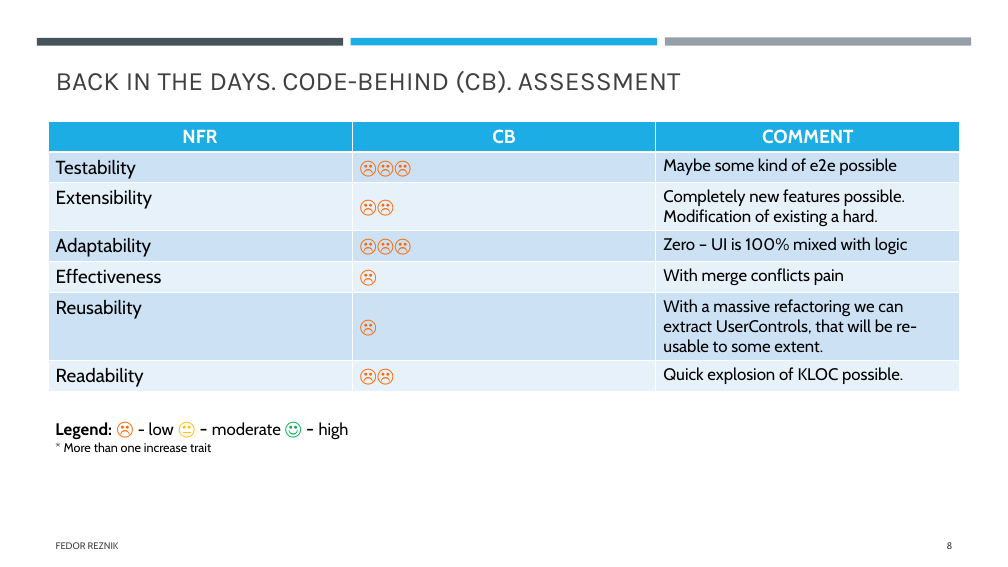
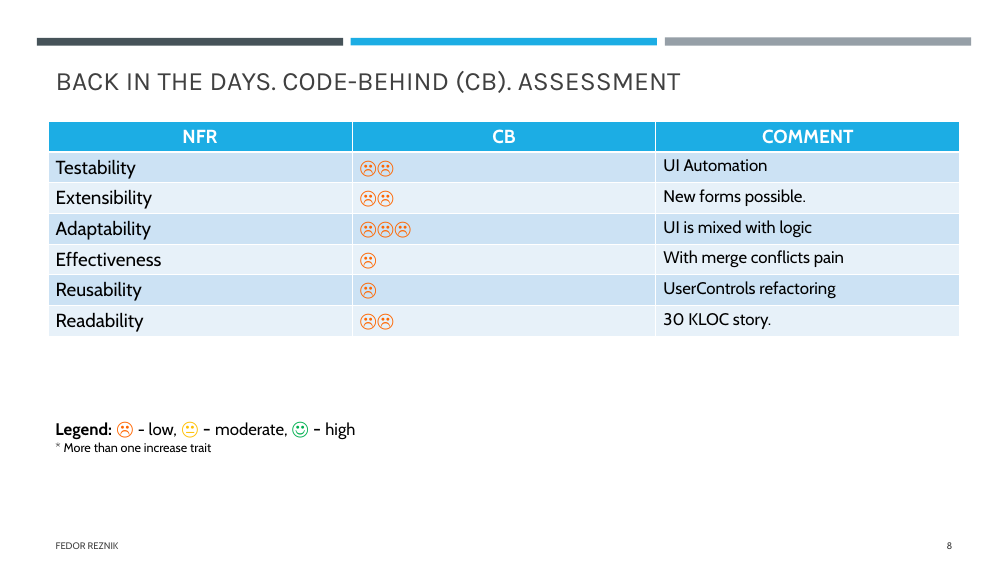
Before and after one commit to FedorReznik/ui-patterns-lecture, a slide deck: slide 8 of The history of UI architecture design approaches.pptx. Drawn at 1008x567 pixels with LibreOffice and Linux fonts; fonts in the diff are those of the drawing. Boxes give left, top, right and bottom in pixels: in the first picture for what was removed or moved away, otherwise in the second. Text is boxed around its words. In the diff, an @@ line names an element or a change of style, - is before the commit and + after.

```diff
--- a/The history of UI architecture design approaches.pptx
+++ b/The history of UI architecture design approaches.pptx
@@ table at <box>48,122,960,337</box> @@
-row 2, column 2: ☹☹☹
+row 2, column 2: ☹☹
-row 2, column 3: Maybe some kind of e2e possible
+row 2, column 3: UI Automation
-row 3, column 3: Completely new features possible. Modification of existing a hard.
+row 3, column 3: New forms possible.
-row 4, column 3: Zero – UI is 100% mixed with logic
+row 4, column 3: UI is mixed with logic
-row 6, column 3: With a massive refactoring we can extract UserControls, that will be re-usable to some extent.
+row 6, column 3: UserControls refactoring
-row 7, column 3: Quick explosion of KLOC possible.
+row 7, column 3: 30 KLOC story.
@@ text at <box>55,422,355,440</box>: text changed @@
-Legend: ☹ - low 😐 - moderate ☺ - high
+Legend: ☹ - low, 😐 - moderate, ☺ - high
```
Also in this commit, not shown: 6 other slides changed.
